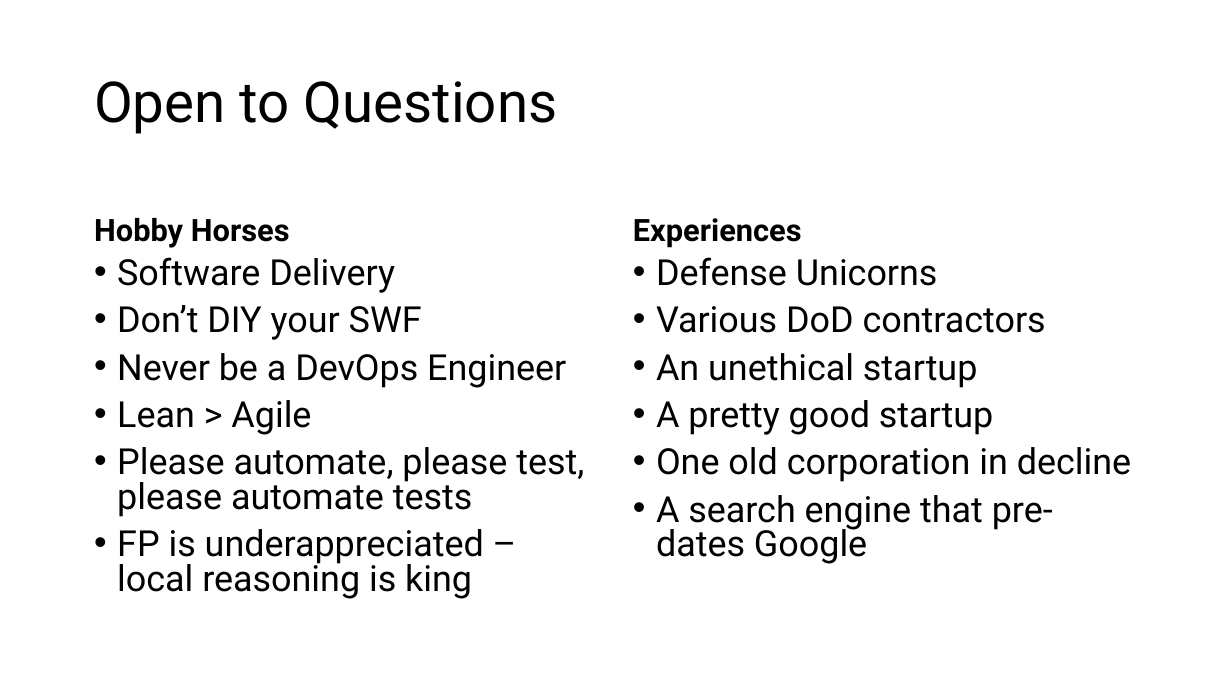
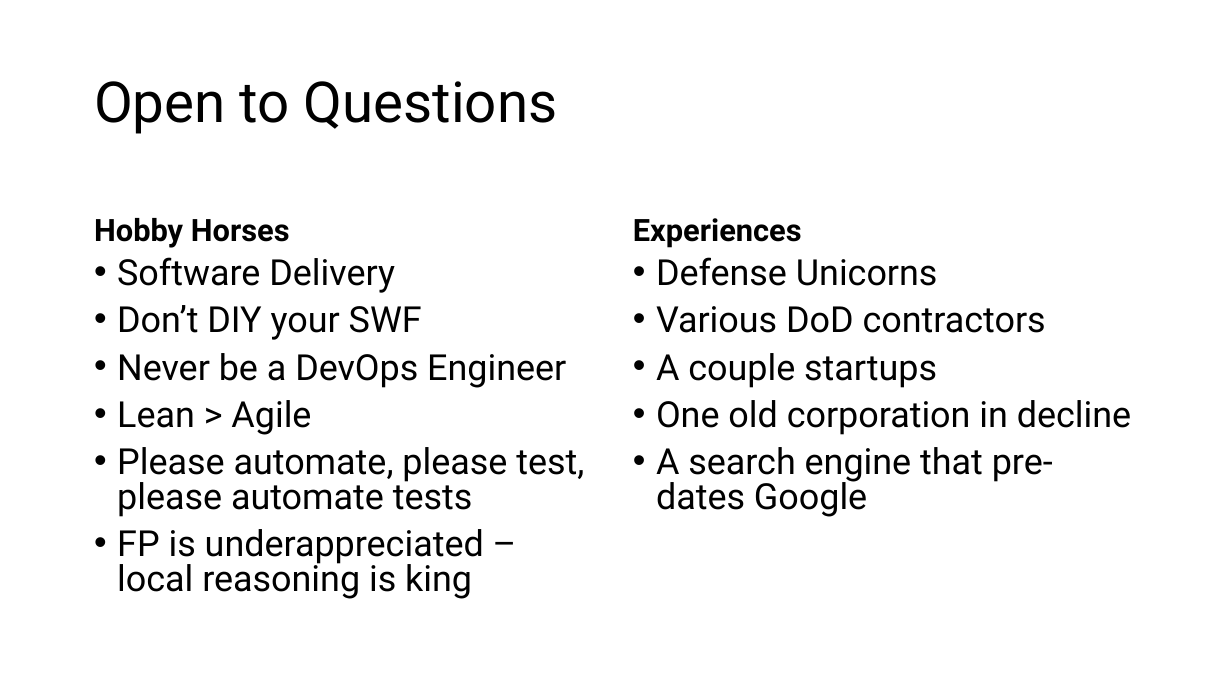
Before and after one commit to TriStateSWEngineers/presentations, a slide deck: slide 13 of December_7_2024/Kubernetes 12-7.pptx. Drawn at 1232x693 pixels with LibreOffice and Linux fonts; fonts in the diff are those of the drawing. Boxes give left, top, right and bottom in pixels: in the first picture for what was removed or moved away, otherwise in the second. Text is boxed around its words. In the diff, an @@ line names an element or a change of style, - is before the commit and + after.

```diff
--- a/December_7_2024/Kubernetes 12-7.pptx
+++ b/December_7_2024/Kubernetes 12-7.pptx
@@ text at [656, 353, 937, 388]: text changed @@
-• An unethical startup
-• A pretty good startup
+• A couple startups
```
Also in this commit, not shown: 1 other slide changed.
